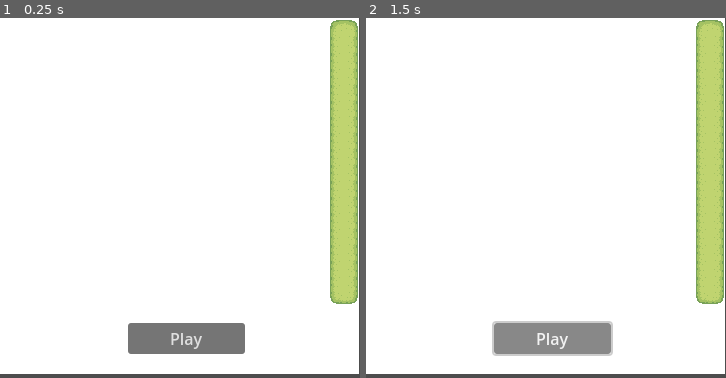
Above: before the commit, frames 1-2 (left to right).
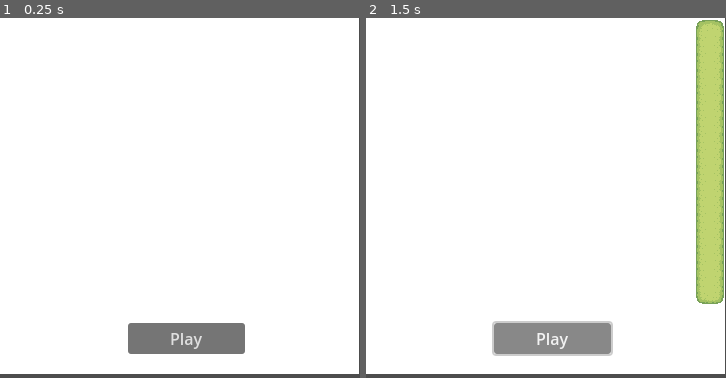
Above: after the commit, the same moments.

Repository: thiagoalgo/bordless-farm
Game: Godot game, scene res://scenes/scn_main.tscn
Two runs of this game, one before a commit and one after it. Both use one fixed random seed, a clock stepped at 60 frames per second and the inputs below.
Inputs:
- Up to frame 1 (0.25 s): no input
- Up to frame 2 (1.5 s): click "Play" at 0.5 s; click "Play" at 1.25 s

The runs differ from the first frame. In frame 1, 6.1% of the frame differs, in the area x 91-100%, y 0-80%; in frame 2, nothing differs.

Commit message:
Add menu script and connect play button
Introduced scn_menu.gd to handle menu logic and emit a signal when the play button is pressed. Updated scene and main script to instantiate the menu, connect the play button signal, and open the level when triggered. Cleaned up unused code and improved window positioning.

Diff:
--- a/scenes/scn_main.tscn
+++ b/scenes/scn_main.tscn
@@ -4,13 +4,3 @@
 
 [node name="ScnMain" type="Node2D"]
 script = ExtResource("1_k3nu0")
-
-[node name="SubViewportContainer" type="SubViewportContainer" parent="."]
-offset_right = 40.0
-offset_bottom = 40.0
-
-[node name="SubViewport" type="SubViewport" parent="SubViewportContainer"]
-transparent_bg = true
-handle_input_locally = false
-size = Vector2i(800, 600)
-render_target_update_mode = 4
--- a/scenes/scn_menu.tscn
+++ b/scenes/scn_menu.tscn
@@ -1,15 +1,18 @@
-[gd_scene format=3 uid="uid://ddbbrbtahjepy"]
+[gd_scene load_steps=2 format=3 uid="uid://ddbbrbtahjepy"]
+
+[ext_resource type="Script" uid="uid://dishbk8pxg12b" path="res://scripts/scn_menu.gd" id="1_afsgd"]
 
 [node name="Menu" type="Control"]
 layout_mode = 3
 anchors_preset = 0
+script = ExtResource("1_afsgd")
 
 [node name="ColorRect" type="ColorRect" parent="."]
 layout_mode = 0
 offset_right = 359.0
 offset_bottom = 356.0
 
-[node name="Btn Play" type="Button" parent="."]
+[node name="ButtonPlay" type="Button" parent="."]
 layout_mode = 0
 offset_left = 128.0
 offset_top = 305.0
--- a/scripts/scn_level.gd
+++ b/scripts/scn_level.gd
@@ -50,9 +50,7 @@
 	calc_win_size()
 	generate_map()
 	calc_win_pos()
-	#create_window()
 	create_map()
-	print("")
 
 
 func calc_win_size() -> void:
@@ -90,12 +88,6 @@
 	print(position)
 
 
-
-#func create_window() -> void:
-	#DisplayServer.window_set_size(map.size)
-	#DisplayServer.window_set_position(map.pos)
-
-
 func generate_map() -> void:
 	var cols = ceil(map.size.x / TILE_WIDTH)
 	var rows = ceil(map.size.y / TILE_HEIGHT)
--- a/scripts/scn_main.gd
+++ b/scripts/scn_main.gd
@@ -12,32 +12,31 @@
 	Input.set_mouse_mode(Input.MOUSE_MODE_VISIBLE)
 	init_win()
 	open_menu()
-	open_level()
-
-
-func _process(delta: float) -> void:
-	pass
 
 
 func  init_win() -> void:
 	DisplayServer.window_set_flag(DisplayServer.WINDOW_FLAG_TRANSPARENT, true)
 	DisplayServer.window_set_flag(DisplayServer.WINDOW_FLAG_ALWAYS_ON_TOP, true)
 	DisplayServer.window_set_flag(DisplayServer.WINDOW_FLAG_BORDERLESS, true)
-	DisplayServer.window_set_mouse_passthrough(PackedVector2Array([Vector2(0, 0)]), false)
-	DisplayServer.window_set_position(Vector2i(0, 0))
-	DisplayServer.window_set_size(screen_size)
-	pass
 
 
 func open_menu() -> void:
 	if scn_menu_instance: return
 
+	DisplayServer.window_set_position((screen_size - get_window().size) / 2)
 	scn_menu_instance = scn_menu.instantiate()
+	scn_menu_instance.button_play_pressed.connect(_on_menu_button_play_pressed)
 	add_child(scn_menu_instance)
 
 
 func open_level() -> void:
 	if scn_level_instance: return
 
+	DisplayServer.window_set_position(Vector2i(0, 0))
 	scn_level_instance = scn_level.instantiate()
 	add_child(scn_level_instance)
+
+
+func _on_menu_button_play_pressed():
+	print("Play")
+	open_level()
--- /dev/null
+++ b/scripts/scn_menu.gd
@@ -0,0 +1,9 @@
+extends Control
+
+signal button_play_pressed
+
+@onready var button_play: Button = $ButtonPlay
+
+
+func _ready() -> void:
+	button_play.pressed.connect(func(): emit_signal("button_play_pressed"))
Not shown, added: scripts/scn_menu.gd.uid
